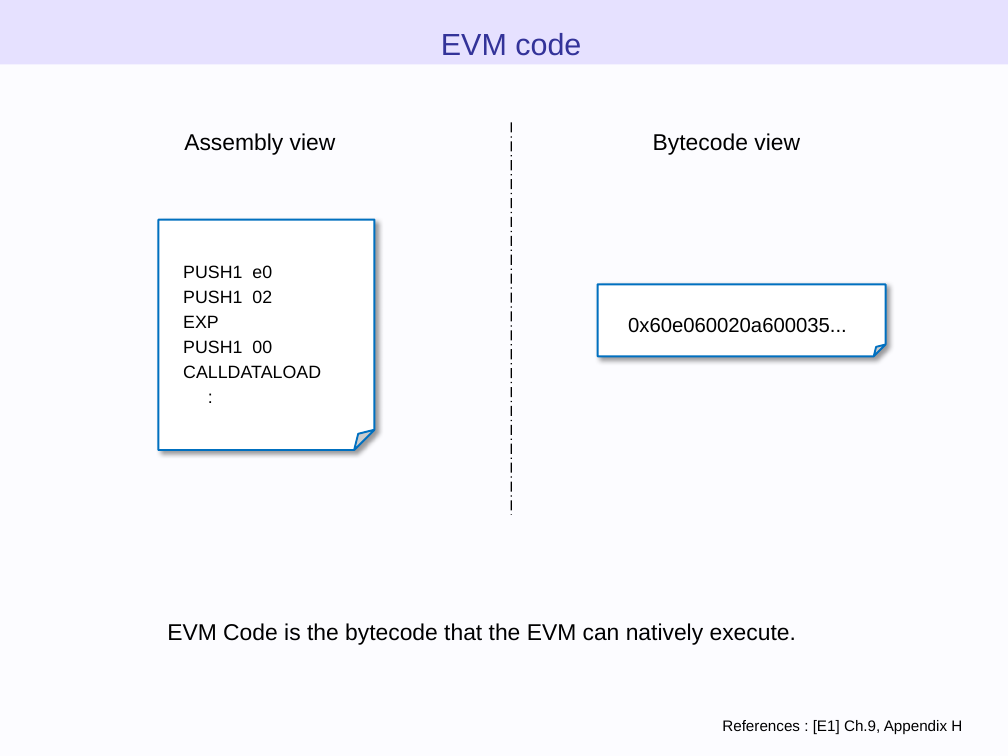
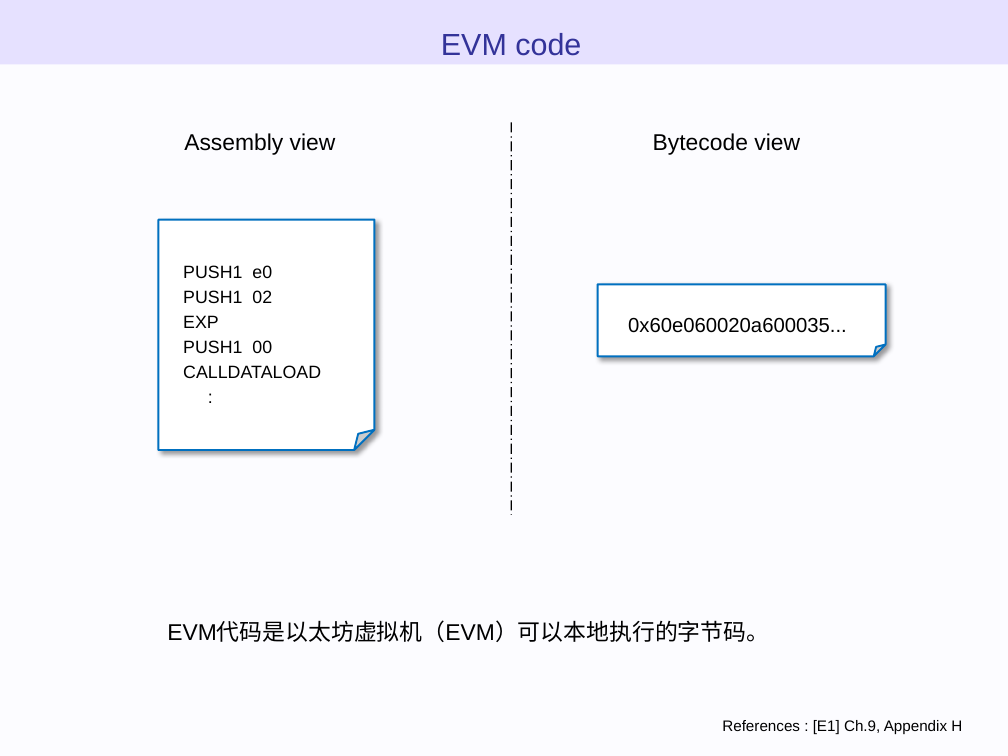
Before and after one commit to WTNO/Evm_Js_Learning, a slide deck: slide 53 of ethereum_evm_illustrated - 翻译.pptx. Drawn at 1008x756 pixels with LibreOffice and Linux fonts; fonts in the diff are those of the drawing. Boxes give left, top, right and bottom in pixels: in the first picture for what was removed or moved away, otherwise in the second. Text is boxed around its words. In the diff, an @@ line names an element or a change of style, - is before the commit and + after.

Commit message:
以太坊虚拟机图示 - Virtual machine -EVM

```diff
--- a/ethereum_evm_illustrated - 翻译.pptx
+++ b/ethereum_evm_illustrated - 翻译.pptx
@@ text at (x1=167, y1=622, x2=769, y2=642): text changed @@
-EVM Code is the bytecode that the EVM can natively execute.
+EVM代码是以太坊虚拟机（EVM）可以本地执行的字节码。
```
Also in this commit, not shown: 7 other slides changed, 1 other file.
